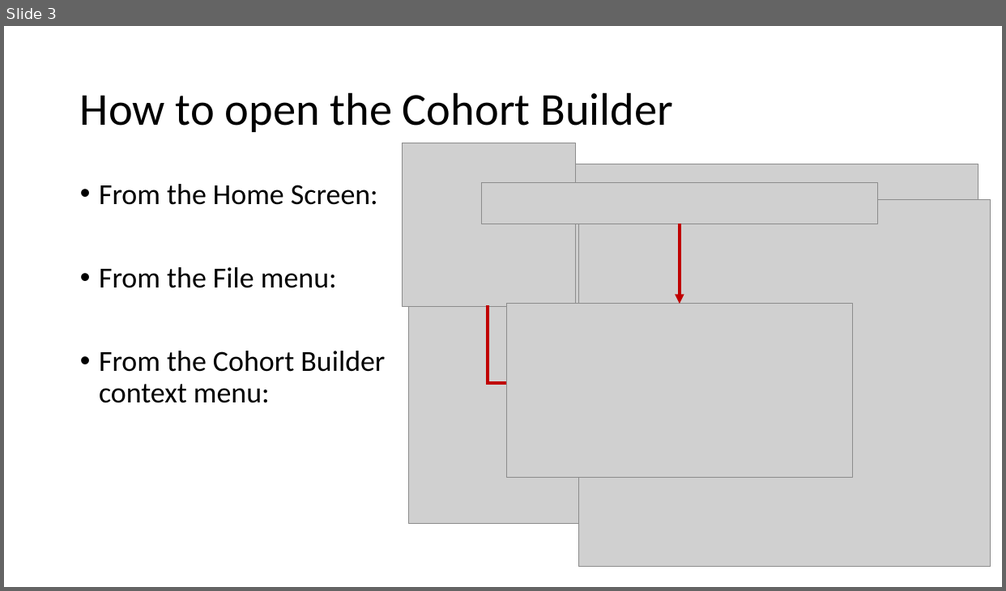
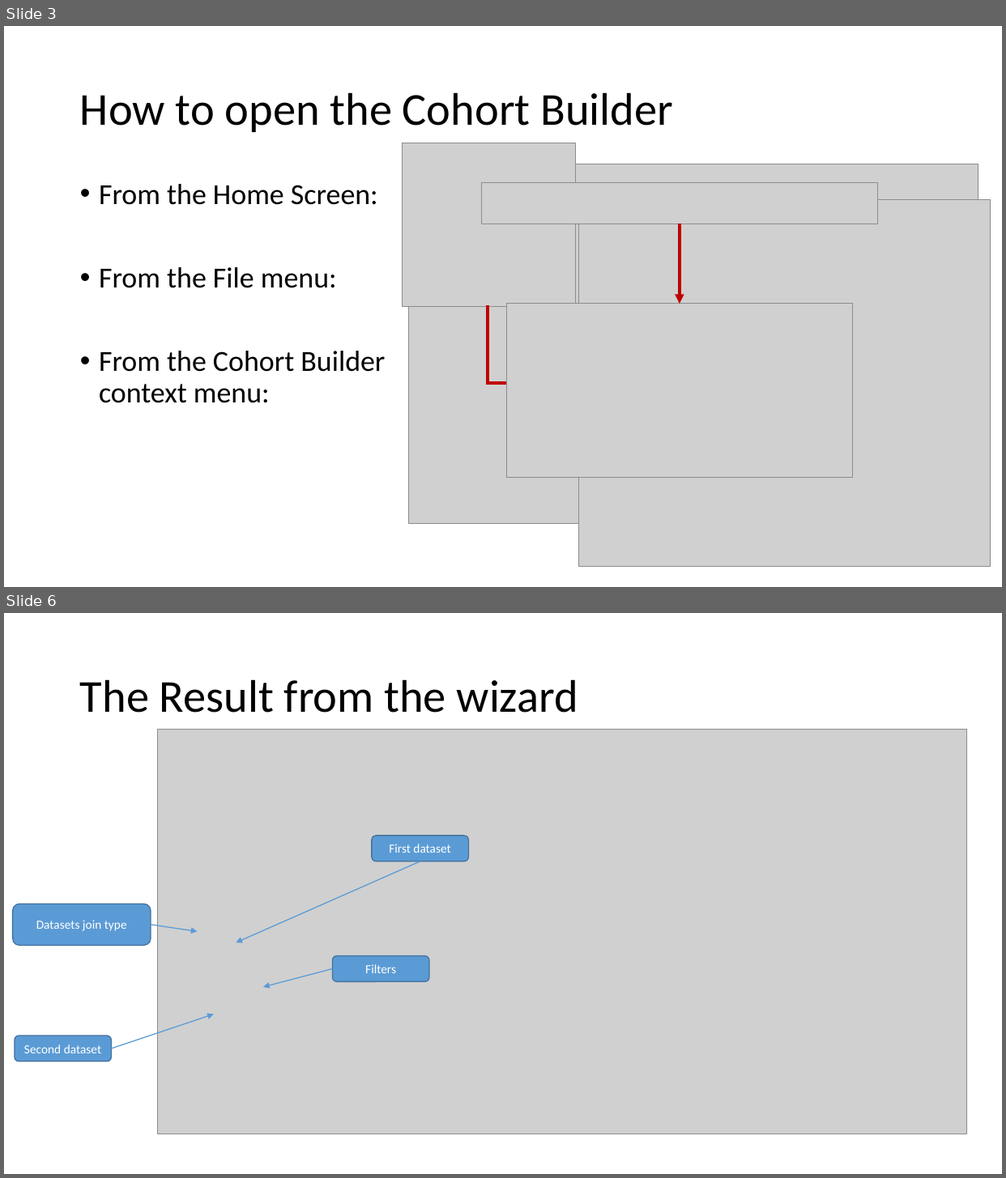
Before and after one commit to HicServices/RDMP, a slide deck: Documentation/Training/CohortBuilder.pptx. Shown one above the other, each under a label of ours: slide 3 before the commit, slides 3 and 6 after it; the slides between them are not shown. The pictures are 1006x591 and 1006x1178 pixels, drawn with LibreOffice and Linux fonts; fonts in the diff are those of the drawing; grey boxes stand for pictures. Boxes give left, top, right and bottom in pixels: in the first picture for what was removed or moved away, otherwise in the second. Text is boxed around its words. In the diff, an @@ line names an element or a change of style, - is before the commit and + after.

```diff
--- a/Documentation/Training/CohortBuilder.pptx
+++ b/Documentation/Training/CohortBuilder.pptx
@@ slide 6 added at (4,613,1002,1174), background #FFFFFF @@
@@ title added at (80,679,578,713), 44 pt, text #000000 @@
+The Result from the wizard
@@ picture added at (157,729,967,1134) @@
@@ rounded rectangle added at (372,836,468,862), fill #5B9BD5, outline #43739E 1 pt, 12 pt, text #FFFFFF @@
+First dataset
@@ arrow added from (420, 862) to (236, 943), #5B9BD5 1 pt @@
@@ rounded rectangle added at (13,905,151,945), fill #5B9BD5, outline #43739E 1 pt, 12 pt, text #FFFFFF @@
+Datasets join type
@@ arrow added from (151, 925) to (197, 932), #5B9BD5 1 pt @@
@@ arrow added from (333, 969) to (263, 987), #5B9BD5 1 pt @@
@@ rounded rectangle added at (333,956,429,982), fill #5B9BD5, outline #43739E 1 pt, 12 pt, text #FFFFFF @@
+Filters
@@ arrow added from (111, 1049) to (214, 1014), #5B9BD5 1 pt @@
@@ rounded rectangle added at (15,1036,111,1062), fill #5B9BD5, outline #43739E 1 pt, 12 pt, text #FFFFFF @@
+Second dataset
```
Also in this commit, not shown: 2 slides changed, 4 other slides added, 13 slides removed.
